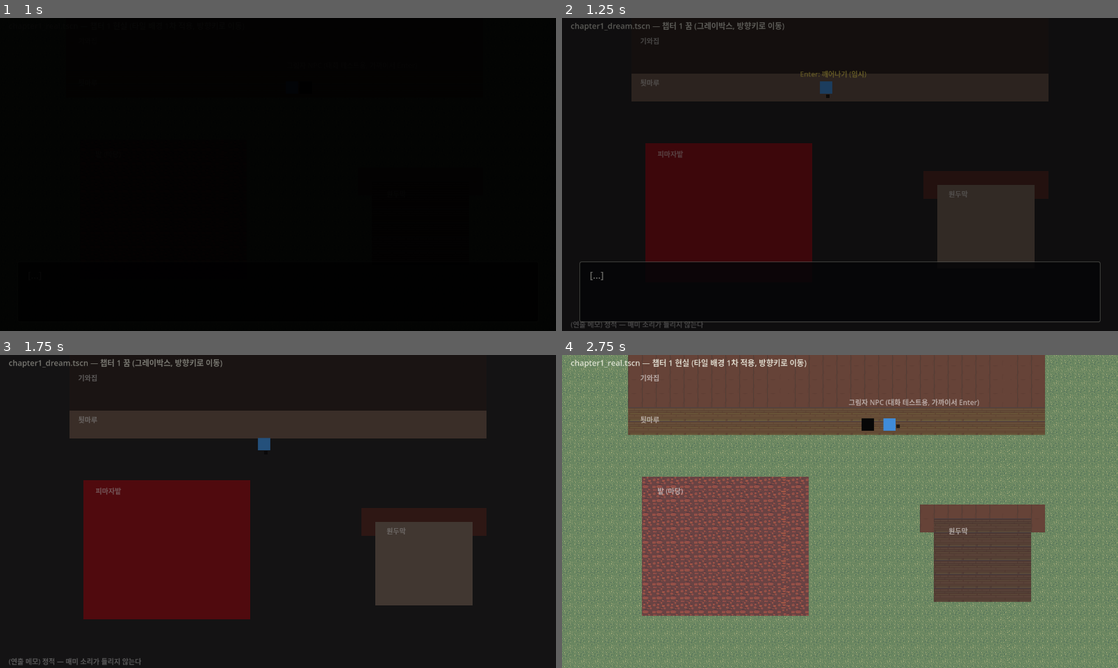
Above: before the commit, frames 1-4 (two rows, left to right).
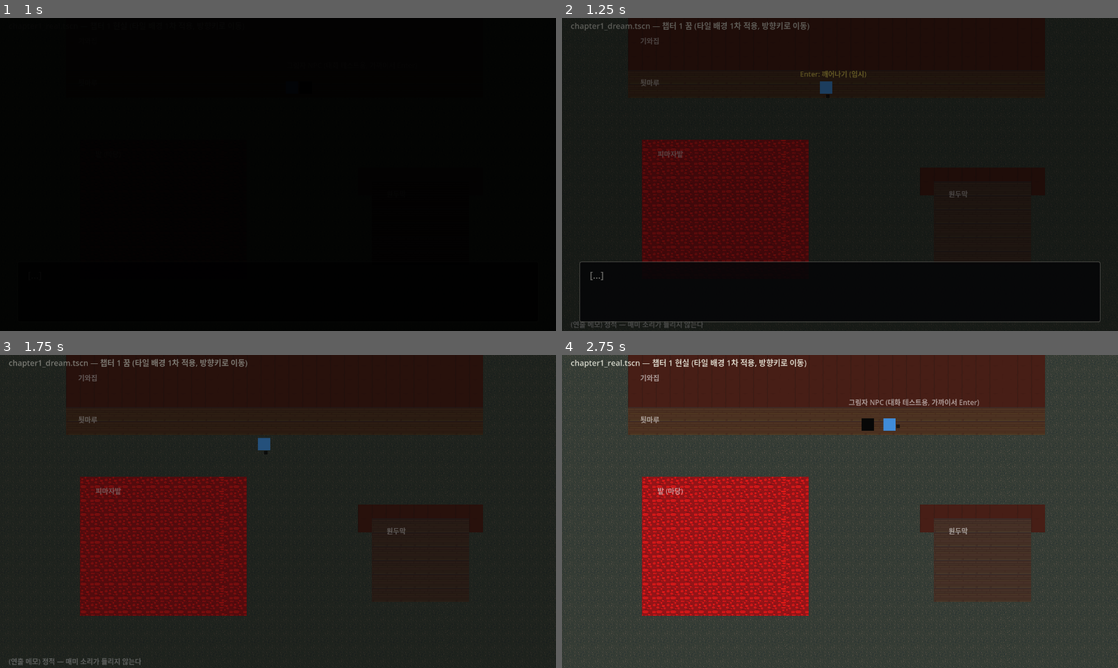
Above: after the commit, the same moments.

Repository: YGseok/ProjectS
Game: Godot game, scene res://scenes/chapter1_real.tscn
Same seed, same stepped clock (60 frames per second), same inputs: the game is played once before the commit and once after it.
Inputs (mouse positions are in pixels of both pictures, inside the frame that each line leads up to):
- Up to frame 1 (1 s): tap Enter (ui_accept) at 0.5, 0.77 s; move the mouse to (400, 158) at 0.52 s; hold Right (ui_right) from 0.53 s (still down); click (400, 158) at 0.67 s
- Up to frame 2 (1.25 s): keep holding Right (ui_right)
- Up to frame 3 (1.75 s): move the mouse to (166, 527) at 1.27 s; release Right (ui_right) at 1.28 s; hold Down (ui_down) from 1.28 s (still down); tap Enter (ui_accept) at 1.52 s
- Up to frame 4 (2.75 s): move the mouse to (895, 442) at 2.02 s; release Down (ui_down) at 2.03 s; hold Right (ui_right) from 2.03 s (still down)

Frame 1 is identical in both runs. In frame 2, 4.4% of the frame differs, in the area x 12-86%, y 1-78%; in frame 3, 11%; in frame 4, 94%, in the area x 0-100%, y 0-100%.

Commit message:
Apply main_tileset to chapter1_dream.tscn with per-zone color tints
Reuses the same 5 tiles as chapter1_real via TileData.modulate instead
of separate art, giving each zone its own dream tint (the field goes
strongly red for the castor-bean-field motif). Verified via QA capture.

Diff:
--- a/scenes/chapter1_dream.tscn
+++ b/scenes/chapter1_dream.tscn
@@ -1,8 +1,10 @@
-[gd_scene load_steps=6 format=3 uid="uid://chapter1_dream_scene"]
+[gd_scene load_steps=8 format=3 uid="uid://chapter1_dream_scene"]
 
 [ext_resource type="Script" path="res://scripts/player.gd" id="1_player"]
 [ext_resource type="PackedScene" path="res://scenes/common/FadeOverlay.tscn" id="2_fade"]
 [ext_resource type="PackedScene" path="res://scenes/common/InteractTrigger.tscn" id="3_trigger"]
+[ext_resource type="TileSet" path="res://assets/tiles/main/main_tileset.tres" id="4_tileset"]
+[ext_resource type="Script" path="res://scripts/chapter1_dream_background.gd" id="5_background"]
 
 [sub_resource type="LabelSettings" id="LabelSettings_title"]
 font_size = 18
@@ -14,52 +16,16 @@
 
 [node name="Chapter1Dream" type="Node2D"]
 
-[node name="Ground" type="ColorRect" parent="."]
-offset_right = 1280.0
-offset_bottom = 720.0
-color = Color(0.14, 0.13, 0.14, 1)
-
-[node name="HouseWall" type="ColorRect" parent="."]
-offset_left = 160.0
-offset_top = 0.0
-offset_right = 1120.0
-offset_bottom = 128.0
-color = Color(0.18, 0.14, 0.13, 1)
-
-[node name="Porch" type="ColorRect" parent="."]
-offset_left = 160.0
-offset_top = 128.0
-offset_right = 1120.0
-offset_bottom = 192.0
-color = Color(0.4, 0.32, 0.28, 1)
-
-[node name="Field" type="ColorRect" parent="."]
-offset_left = 192.0
-offset_top = 288.0
-offset_right = 576.0
-offset_bottom = 608.0
-color = Color(0.55, 0.07, 0.1, 1)
-
-[node name="GazeboRoof" type="ColorRect" parent="."]
-offset_left = 832.0
-offset_top = 352.0
-offset_right = 1120.0
-offset_bottom = 416.0
-color = Color(0.32, 0.16, 0.14, 1)
-
-[node name="GazeboBase" type="ColorRect" parent="."]
-offset_left = 864.0
-offset_top = 384.0
-offset_right = 1088.0
-offset_bottom = 576.0
-color = Color(0.45, 0.38, 0.34, 1)
+[node name="Background" type="TileMapLayer" parent="."]
+tile_set = ExtResource("4_tileset")
+script = ExtResource("5_background")
 
 [node name="TitleLabel" type="Label" parent="."]
 offset_left = 20.0
 offset_top = 4.0
 offset_right = 1000.0
 offset_bottom = 28.0
-text = "chapter1_dream.tscn — 챕터 1 꿈 (그레이박스, 방향키로 이동)"
+text = "chapter1_dream.tscn — 챕터 1 꿈 (타일 배경 1차 적용, 방향키로 이동)"
 label_settings = SubResource("LabelSettings_title")
 
 [node name="MoodLabel" type="Label" parent="."]
--- /dev/null
+++ b/scripts/chapter1_dream_background.gd
@@ -0,0 +1,46 @@
+extends TileMapLayer
+## 챕터 1 꿈 배경 — chapter1_real_background.gd와 동일한 타일을 재사용하되,
+## 구역별로 modulate(색 틴트)를 다르게 줘서 "같은 공간, 다른 분위기"
+## (DESIGN.md §4)를 표현한다. 특히 밭은 빨갛게 틴트해서 피마자밭 느낌을 낸다.
+
+const GRASS := Vector2i(0, 8)
+const DIRT := Vector2i(1, 8)
+const WOOD_LIGHT := Vector2i(0, 5)
+const WOOD_MED := Vector2i(1, 5)
+const WALL := Vector2i(2, 10)
+
+const TINT_GROUND := Color(0.5, 0.45, 0.55, 1)
+const TINT_WALL := Color(0.6, 0.5, 0.5, 1)
+const TINT_PORCH := Color(0.75, 0.65, 0.6, 1)
+const TINT_FIELD := Color(1.4, 0.3, 0.35, 1)
+const TINT_ROOF := Color(0.7, 0.45, 0.4, 1)
+const TINT_GAZEBO_FLOOR := Color(0.8, 0.75, 0.7, 1)
+
+func _ready() -> void:
+	# 마당(잔디) 전체
+	_fill_rect(0, 40, 0, 23, 1, GRASS, TINT_GROUND)
+
+	# 기와집 벽
+	_fill_rect(5, 35, 0, 4, 0, WALL, TINT_WALL)
+
+	# 툇마루
+	_fill_rect(5, 35, 4, 6, 1, WOOD_LIGHT, TINT_PORCH)
+
+	# 밭 (피마자밭 — 강하게 붉은 틴트)
+	_fill_rect(6, 18, 9, 19, 1, DIRT, TINT_FIELD)
+
+	# 원두막 지붕
+	_fill_rect(26, 35, 11, 13, 0, WALL, TINT_ROOF)
+
+	# 원두막 바닥
+	_fill_rect(27, 34, 12, 18, 1, WOOD_MED, TINT_GAZEBO_FLOOR)
+
+
+func _fill_rect(c0: int, c1: int, r0: int, r1: int, source_id: int, atlas: Vector2i, tint: Color) -> void:
+	for c in range(c0, c1):
+		for r in range(r0, r1):
+			var coords := Vector2i(c, r)
+			set_cell(coords, source_id, atlas)
+			var data := get_cell_tile_data(coords)
+			if data:
+				data.modulate = tint
Not shown, added: scripts/chapter1_dream_background.gd.uid
Not shown, changed: docs/STATUS.md
